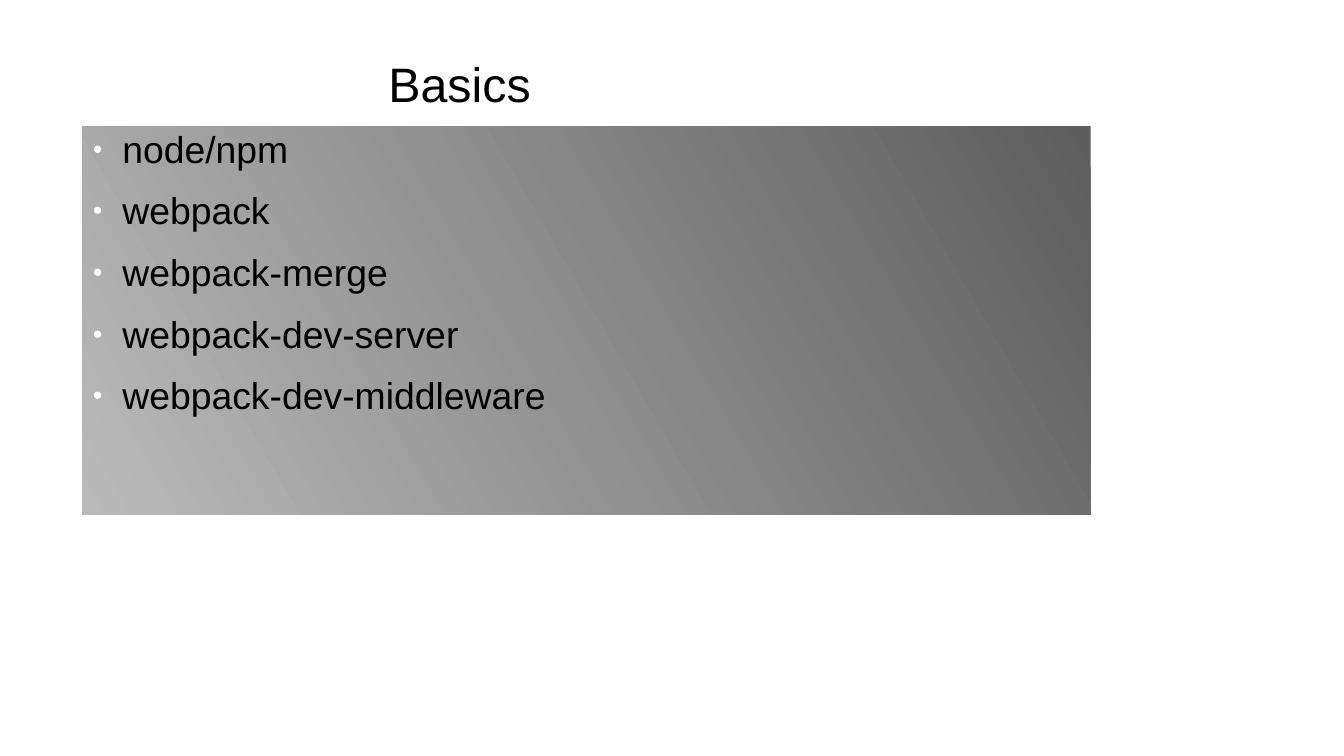
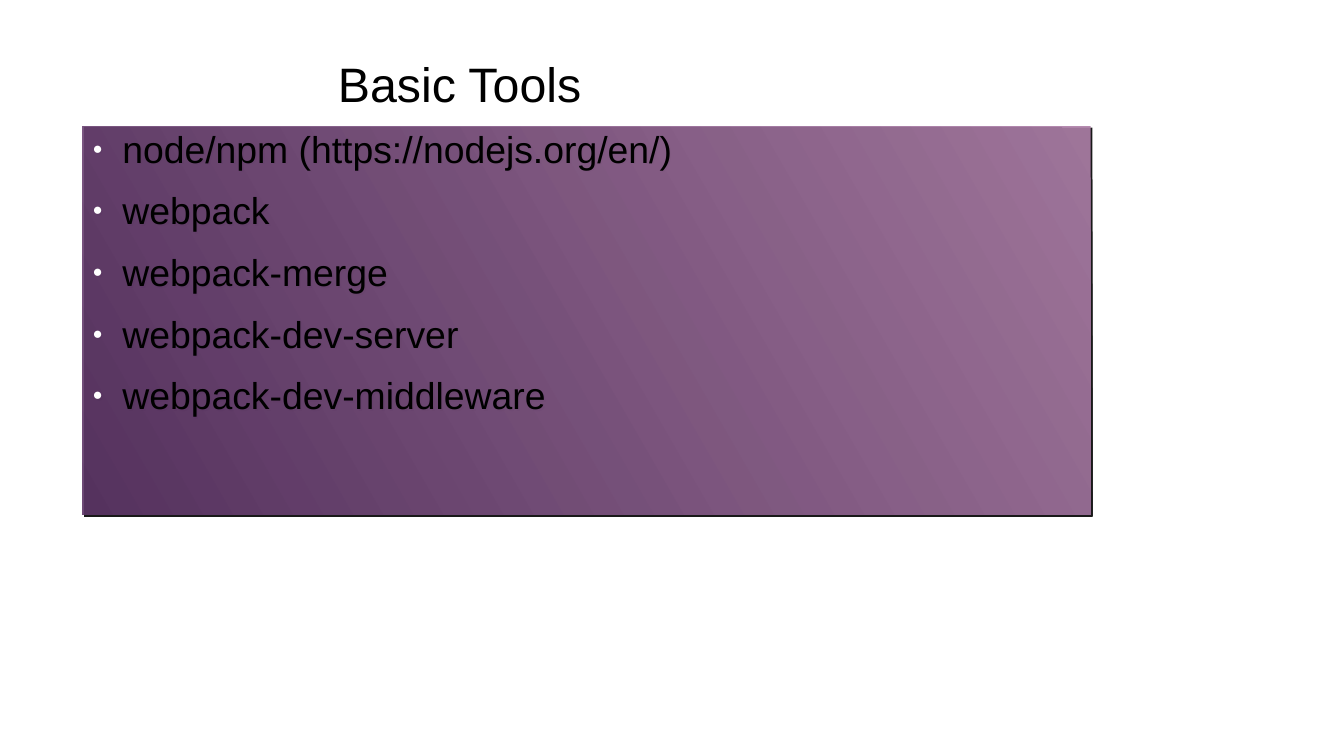
Before and after one commit to gharley/webpack-presi, a slide deck: slide 4 of webpack.odp. Drawn at 1344x756 pixels with LibreOffice and Linux fonts; fonts in the diff are those of the drawing; background and template pictures are left out. Boxes give left, top, right and bottom in pixels: in the first picture for what was removed or moved away, otherwise in the second. Text is boxed around its words. In the diff, an @@ line names an element or a change of style, - is before the commit and + after.

```diff
--- a/webpack.odp
+++ b/webpack.odp
@@ title at <box>338,67,581,103</box>: text changed @@
-Basics
+Basic Tools
@@ text "node/npm (https://nodejs.org/en/)" at <box>82,126,1090,523</box>: fill gradient #4C4C4C to #B3B3B3 to gradient #AD7FA8 to #5C3566; shadow on @@
@@ text at <box>122,136,672,171</box>: text changed @@
-● node/npm
+● node/npm (https://nodejs.org/en/)
```
Also in this commit, not shown: 7 other slides changed, 5 other files.
